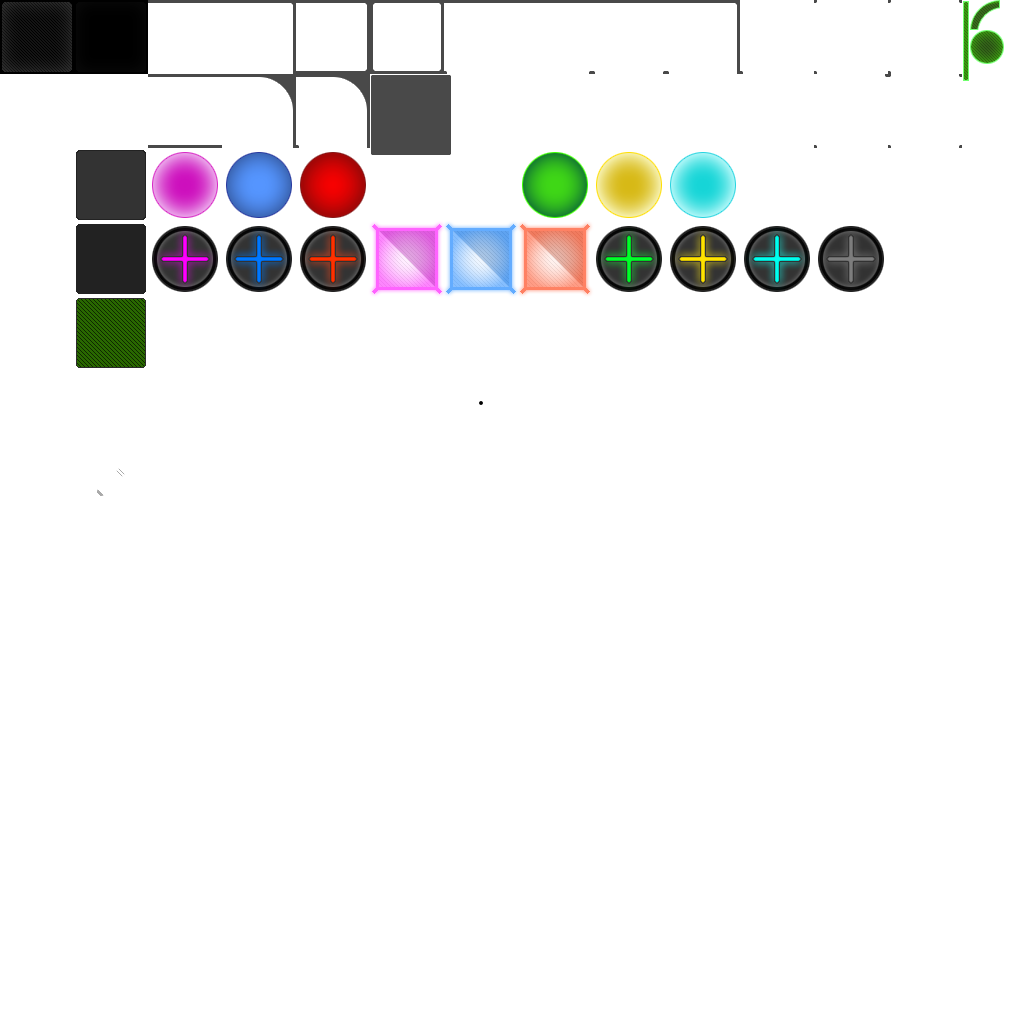
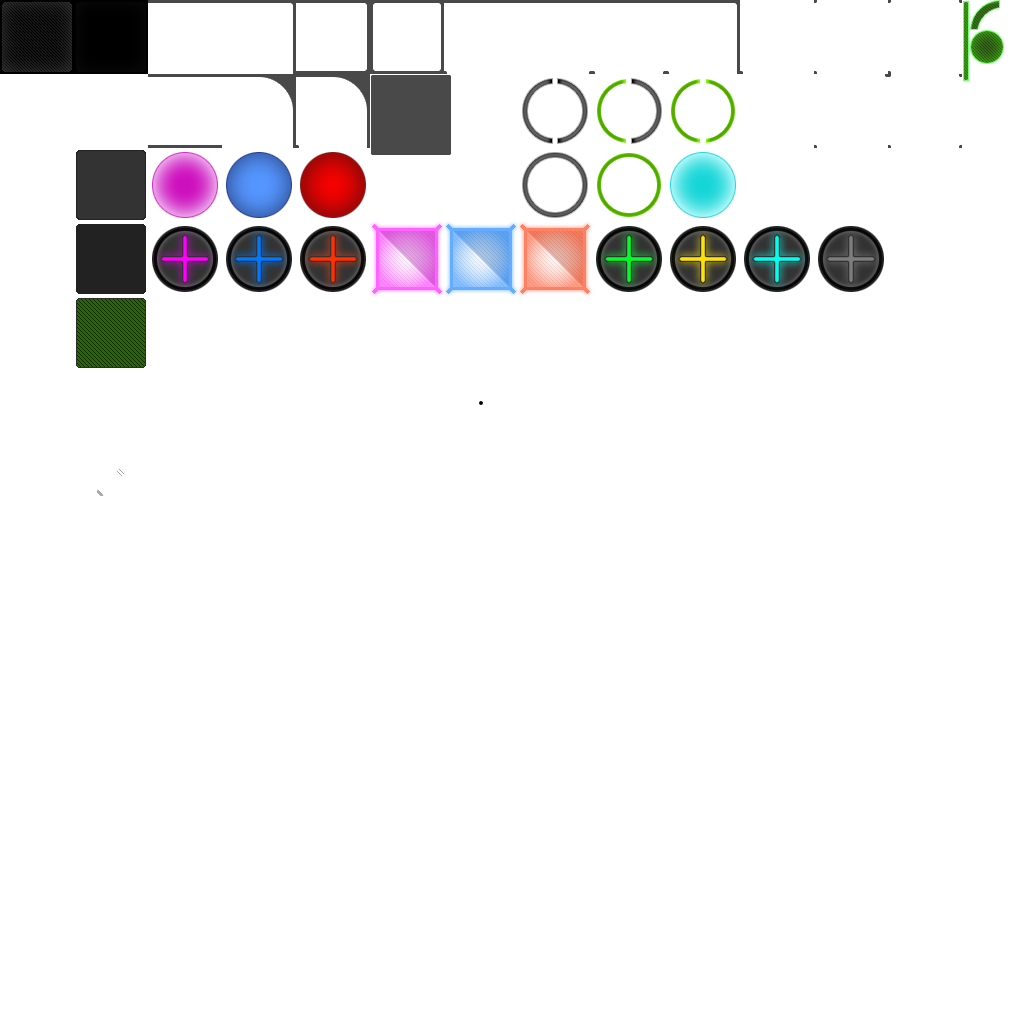
Revision of a layered 1024 × 1024 image; what changed, layer by layer:
hid "Layer 23 copy 4" over bbox(596, 152, 662, 218)
added group "Goal Target 2" with 4 layers above "Goal Target 1" over bbox(522, 78, 735, 144)
added layer "Layer 63 copy 2" in group "Goal Target 2" over bbox(671, 79, 735, 143)
added layer "Layer 64" in group "Goal Target 2" over bbox(597, 79, 626, 143)
added layer "Layer 65" in group "Goal Target 2" over bbox(631, 78, 662, 144)
added layer "Layer 63" (1st of 2, in "Goal Target 2") in group "Goal Target 2" over bbox(522, 78, 588, 144)
added group "Goal Target 1" with 2 layers above "Layer 23 copy 3" over bbox(522, 152, 662, 218)
added layer "Layer 63 copy" in group "Goal Target 1" over bbox(596, 152, 662, 218)
added layer "Layer 63" (2nd of 2, in "Goal Target 1") in group "Goal Target 1" over bbox(522, 152, 588, 218)
hid "Layer 23 copy 3" over bbox(522, 152, 588, 218)
